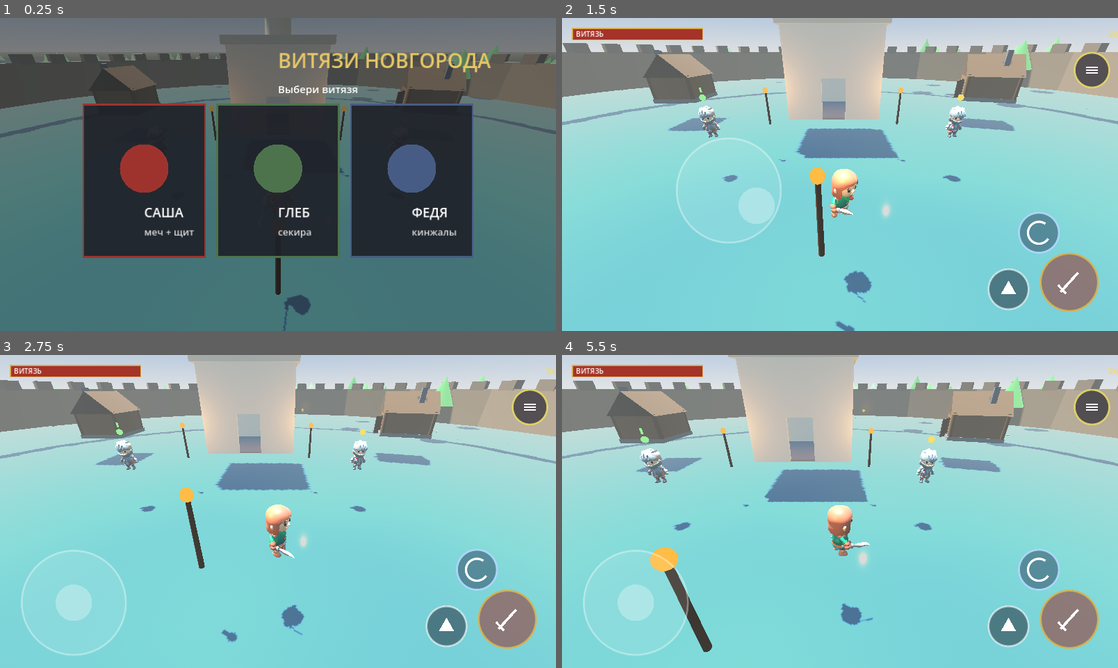
Above: before the commit, frames 1-4 (two rows, left to right).
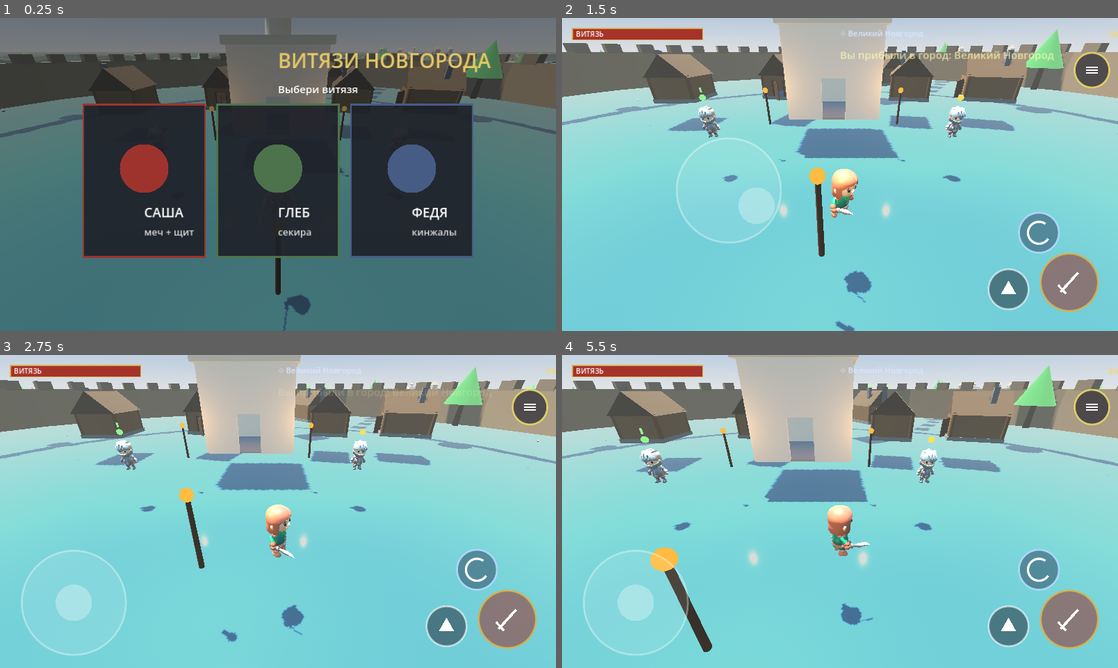
Above: after the commit, the same moments.

Repository: crucian1812-a11y/ar
Game: Godot game, scene res://Main.tscn
Two runs of this game, one before a commit and one after it. Both use one fixed random seed, a clock stepped at 60 frames per second and the inputs below.
Inputs (mouse positions are in pixels of both pictures, inside the frame that each line leads up to):
- Up to frame 1 (0.25 s): no input
- Up to frame 2 (1.5 s): move the mouse to (962, 158) at 0.52 s; click (962, 158) at 0.67 s; drag from (728, 190) to (812, 237) at 1.27 s
- Up to frame 3 (2.75 s): move the mouse to (333, 442) at 2.02 s; click (333, 442) at 2.17 s
- Up to frame 4 (5.5 s): drag from (812, 574) to (673, 464) at 2.77 s; move the mouse to (1006, 558) at 3.52 s; click (1006, 558) at 3.67 s; drag from (673, 464) to (756, 433) at 4.27 s; move the mouse to (867, 511) at 5.02 s; click (867, 511) at 5.17 s

The runs differ from the first frame. In frame 1, 2.5% of the frame differs, in the area x 0-100%, y 7-39%; in frame 2, 4.4%; in frame 3, 4.8%; in frame 4, 5.4%, in the area x 1-99%, y 3-68%.

Commit message:
vityazi3d: expand world to four cities with villages and roads
- World grown from 220 to 460 half-extent (terrain resolution 150 cells).
- Added three more княжеских cities — Москва, Владимир, Нижний Новгород —
  each a full kremlin (walls, towers, church, izbas, merchant + quest
  NPC, torches) built via a parameterised _build_city; gates face the
  centre of the map.
- 12 villages now sit along the roads between the cities; dirt roads of
  paving slabs connect the four cities.
- terrain_height flattens around every settlement (cities r=50, villages
  r=15) so buildings sit level; cobblestone paving and grass/pebble
  ground detail now key off the nearest city instead of the origin.
- Enemy camps (14 + boss fortress) and pickups spread across the whole
  map, avoiding city interiors; fog thinned so distant cities are visible.
- HUD shows the current city name with an "arrived" toast on entry.

Co-Authored-By: Claude Opus 4.8 <noreply@anthropic.com>
Claude-Session: https://claude.ai/code/session_01Ybzc4D61QXnypTQH2Ro8uP

Diff:
--- a/vityazi3d/Main.gd
+++ b/vityazi3d/Main.gd
@@ -1,22 +1,48 @@
 extends Node3D
 
-const WORLD := 220.0
-const CELLS := 84
-const AMP := 9.0
+const WORLD := 460.0
+const CELLS := 150
+const AMP := 7.0
 const WATER_Y := -3.0
-const PLAZA := 120.0
+const CITY_FLAT := 50.0       # flat radius around a city
+const VILLAGE_FLAT := 15.0    # flat radius around a village
 
 var noise := FastNoiseLite.new()
 var controls
 var player
 
-var village_centers := [Vector3(-78, 0, -34), Vector3(80, 0, 50), Vector3(-90, 0, 60), Vector3(95, 0, -40)]
+# four княжеских города
+var cities := [
+	{"name": "Великий Новгород", "pos": Vector3(0, 0, 0)},
+	{"name": "Москва", "pos": Vector3(250, 0, 40)},
+	{"name": "Владимир", "pos": Vector3(-150, 0, 220)},
+	{"name": "Нижний Новгород", "pos": Vector3(150, 0, -260)},
+]
+
+# деревни на дорогах между городами
+var village_centers := [
+	# Новгород -> Москва
+	Vector3(95, 0, 12), Vector3(175, 0, 28),
+	# Новгород -> Владимир
+	Vector3(-58, 0, 86), Vector3(-110, 0, 158),
+	# Новгород -> Нижний
+	Vector3(58, 0, -100), Vector3(108, 0, -185),
+	# Москва -> Нижний
+	Vector3(215, 0, -110), Vector3(190, 0, -185),
+	# Москва -> Владимир
+	Vector3(55, 0, 135), Vector3(-45, 0, 195),
+	# Владимир -> Нижний (across)
+	Vector3(0, 0, -20), Vector3(40, 0, 70),
+]
+
+var flat_zones := []          # [{"pos":Vector3,"r":float}] built in _ready
 
 var state := "menu"            # menu / play / shop / gameover / win
 var kills := 0
 var alive := 0
 var boss_defeated := false
 var near_npc = null
+var current_region := ""
 
 # day/night
 var sky_mat: ProceduralSkyMaterial
@@ -60,14 +86,17 @@
 	noise.fractal_octaves = 3
 	noise.seed = randi()
 
+	_build_flat_zones()
 	_build_environment()
 	_build_terrain()
 	_build_floor()
 	_build_water()
-	_scatter_trees(260)
+	_scatter_trees(420)
 	_scatter_ground_detail()
-	_build_town()
+	for c in cities:
+		_build_city(c["pos"], c["name"])
 	_build_villages()
+	_build_roads()
 	_spawn_player()
 	_setup_ui()
 	state = "menu"
@@ -75,6 +104,13 @@
 
 	if "--selftest" in OS.get_cmdline_user_args():
 		_run_selftest()
+
+func _build_flat_zones() -> void:
+	flat_zones.clear()
+	for c in cities:
+		flat_zones.append({"pos": c["pos"], "r": CITY_FLAT})
+	for vc in village_centers:
+		flat_zones.append({"pos": vc, "r": VILLAGE_FLAT})
 
 func _run_selftest() -> void:
 	start_game(0)
@@ -96,9 +132,12 @@
 	get_tree().quit(0 if get_tree().get_nodes_in_group("enemy").size() > 0 else 1)
 
 func terrain_height(x: float, z: float) -> float:
-	var d := Vector2(x, z).length()
-	var t := clampf((d - PLAZA) / 45.0, 0.0, 1.0)
-	t = t * t
+	var t := 1.0
+	for fz in flat_zones:
+		var p: Vector3 = fz["pos"]
+		var d := Vector2(x - p.x, z - p.z).length()
+		var f := clampf((d - float(fz["r"])) / 36.0, 0.0, 1.0)
+		t = minf(t, f * f)
 	return noise.get_noise_2d(x, z) * AMP * t
 
 # ---------------- environment / day-night ----------------
@@ -119,7 +158,7 @@
 	env.ambient_light_energy = 0.5
 	env.fog_enabled = true
 	env.fog_light_color = Color(0.78, 0.82, 0.85)
-	env.fog_density = 0.0028
+	env.fog_density = 0.0013
 	env.tonemap_mode = Environment.TONE_MAPPER_FILMIC
 	we.environment = env
 	add_child(we)
@@ -189,15 +228,15 @@
 
 func _ground_color(p: Vector3, slope: float) -> Color:
 	var h := p.y
-	var d := Vector2(p.x, p.z).length()
 	# sand by the water
 	if h < WATER_Y + 1.2:
 		return Color(0.74, 0.68, 0.48).lerp(Color(0.66, 0.60, 0.42), _checker(p, 1.3))
-	# town square — cobblestone paving with checkered mortar
-	if d < 40.0:
-		var stone := Color(0.50, 0.50, 0.53).lerp(Color(0.40, 0.40, 0.44), _checker(p, 1.1))
-		# main roads radiating from the kremlin stay lighter
-		return stone.lerp(Color(0.58, 0.57, 0.55), 0.25 * _checker(p, 0.55))
+	# city square — cobblestone paving with checkered mortar
+	for c in cities:
+		var cp: Vector3 = c["pos"]
+		if Vector2(p.x - cp.x, p.z - cp.z).length() < 42.0:
+			var stone := Color(0.50, 0.50, 0.53).lerp(Color(0.40, 0.40, 0.44), _checker(p, 1.1))
+			return stone.lerp(Color(0.58, 0.57, 0.55), 0.25 * _checker(p, 0.55))
 	# dirt courtyards around the villages
 	for vc in village_centers:
 		var vd := Vector2(p.x - vc.x, p.z - vc.z).length()
@@ -263,9 +302,9 @@
 
 # ---- ground clutter (grass tufts, pebbles, flowers) via MultiMesh ----
 func _scatter_ground_detail() -> void:
-	_multimesh_scatter(_grass_blade_mesh(), 3000, 46.0, 200.0, 0.6, 1.5, true)
-	_multimesh_scatter(_pebble_mesh(), 800, 24.0, 205.0, 0.6, 1.6, false)
-	_multimesh_scatter(_flower_mesh(), 420, 50.0, 195.0, 0.7, 1.3, true)
+	_multimesh_scatter(_grass_blade_mesh(), 9000, 46.0, 430.0, 0.6, 1.5, true)
+	_multimesh_scatter(_pebble_mesh(), 1800, 24.0, 440.0, 0.6, 1.6, false)
+	_multimesh_scatter(_flower_mesh(), 900, 50.0, 425.0, 0.7, 1.3, true)
 
 func _multimesh_scatter(mesh: Mesh, count: int, dmin: float, dmax: float, smin: float, smax: float, grass_only: bool) -> void:
 	var xforms := []
@@ -281,12 +320,17 @@
 		if y < WATER_Y + 1.0:
 			continue
 		if grass_only:
-			# skip the dirt rings around villages
+			# skip the dirt rings around villages and the paved cities
 			var skip := false
 			for vc in village_centers:
 				if Vector2(x - vc.x, z - vc.z).length() < 14.0:
 					skip = true
 					break
+			if not skip:
+				for c in cities:
+					if Vector2(x - c["pos"].x, z - c["pos"].z).length() < 42.0:
+						skip = true
+						break
 			if skip:
 				continue
 		var b := Basis().rotated(Vector3.UP, randf() * TAU).scaled(Vector3.ONE * randf_range(smin, smax))
@@ -338,31 +382,36 @@
 	sm.material = m
 	return sm
 
-func _build_town() -> void:
-	_church(Vector3(0, 0, -4))
+func _build_city(center: Vector3, cname: String) -> void:
+	_church(center + Vector3(0, 0, -4))
 	var ring := 37.0
 	var seg := 20
+	# gate faces toward the centre of the world (Новгород)
+	var to_origin := Vector3.ZERO - center
 	var gate := PI * 0.5
+	if to_origin.length() > 1.0:
+		gate = atan2(to_origin.z, to_origin.x)
 	for i in range(seg):
 		var a := TAU * float(i) / float(seg)
 		if absf(_angdiff(a, gate)) < 0.33:
 			continue
 		var x := cos(a) * ring
 		var z := sin(a) * ring
-		_wall(Vector3(x, 0, z), atan2(x, z))
+		_wall(center + Vector3(x, 0, z), atan2(x, z))
 	for i in range(0, seg, 5):
 		var a2 := TAU * float(i) / float(seg)
-		_tower(Vector3(cos(a2) * ring, 0, sin(a2) * ring))
+		_tower(center + Vector3(cos(a2) * ring, 0, sin(a2) * ring))
 	for s in [Vector3(-18, 0, -10), Vector3(18, 0, -10), Vector3(-20, 0, 12), Vector3(20, 0, 12)]:
-		_izba(s)
-	_make_npc(Vector3(8, 0, 4))                 # town merchant
-	_make_npc(Vector3(-8, 0, 4), "quest")       # town quest-giver
-	# torches: flanking the gate, by the church and the square
-	_torch(self, Vector3(cos(gate) * ring - 3, 0, sin(gate) * ring))
-	_torch(self, Vector3(cos(gate) * ring + 3, 0, sin(gate) * ring))
-	_torch(self, Vector3(-5, 0, 1))
-	_torch(self, Vector3(5, 0, 1))
-	_torch(self, Vector3(0, 0, 14))
+		_izba(center + s)
+	_make_npc(center + Vector3(8, 0, 4))                 # merchant
+	_make_npc(center + Vector3(-8, 0, 4), "quest")       # quest-giver
+	# torches: by the gate, the church and the square
+	var gp := Vector3(cos(gate) * ring, 0, sin(gate) * ring)
+	_torch(self, center + gp + Vector3(2.5, 0, 0))
+	_torch(self, center + gp + Vector3(-2.5, 0, 0))
+	_torch(self, center + Vector3(-5, 0, 1))
+	_torch(self, center + Vector3(5, 0, 1))
+	_torch(self, center + Vector3(0, 0, 14))
 
 func _build_villages() -> void:
 	var vi := 0
@@ -379,10 +428,43 @@
 		if vi % 2 == 1:
 			_make_npc(center + Vector3(3, 0, 3), "quest")
 		vi += 1
-	# a couple of lone landmarks for exploration
-	_tower(Vector3(0, 0, 110))
-	_tower(Vector3(-110, 0, 0))
-	_church(Vector3(115, 0, 95))
+	# lone landmarks scattered for exploration
+	for lp in [Vector3(-260, 0, -120), Vector3(300, 0, 230), Vector3(-330, 0, 60), Vector3(40, 0, 340), Vector3(360, 0, -90)]:
+		_tower(lp)
+	_church(Vector3(-300, 0, -250))
+	_church(Vector3(340, 0, 130))
+
+# dirt roads connecting the cities (flat darker strips of pebbles)
+func _build_roads() -> void:
+	var links := [
+		[Vector3(0, 0, 0), Vector3(250, 0, 40)],
+		[Vector3(0, 0, 0), Vector3(-150, 0, 220)],
+		[Vector3(0, 0, 0), Vector3(150, 0, -260)],
+		[Vector3(250, 0, 40), Vector3(150, 0, -260)],
+		[Vector3(250, 0, 40), Vector3(-150, 0, 220)],
+	]
+	for ln in links:
+		var a: Vector3 = ln[0]
+		var b: Vector3 = ln[1]
+		var steps := int(a.distance_to(b) / 7.0)
+		for i in range(steps + 1):
+			var t := float(i) / float(maxi(steps, 1))
+			var p := a.lerp(b, t)
+			# skip inside city squares (already paved)
+			var near_city := false
+			for c in cities:
+				if Vector2(p.x - c["pos"].x, p.z - c["pos"].z).length() < 40.0:
+					near_city = true
+					break
+			if near_city:
+				continue
+			var slab := MeshInstance3D.new()
+			var bm := BoxMesh.new(); bm.size = Vector3(3.4, 0.12, 4.2)
+			slab.mesh = bm
+			slab.material_override = _flat(Color(0.40, 0.33, 0.24))
+			slab.position = p + Vector3(0, 0.06, 0)
+			slab.rotation.y = atan2(b.x - a.x, b.z - a.z)
+			add_child(slab)
 
 func _make_npc(pos: Vector3, kind := "merchant") -> void:
 	var npc := GameNpc.new()
@@ -647,6 +729,7 @@
 	player.velocity = Vector3.ZERO
 	kills = 0; alive = 0
 	boss_defeated = false
+	current_region = ""
 	quest_idx = 0
 	quest_active = false
 	kills_base = 0
@@ -667,12 +750,16 @@
 	alive = 0
 
 func _spawn_world_enemies() -> void:
-	var camps := [Vector3(75, 0, 18), Vector3(-58, 0, 60), Vector3(22, 0, -85),
-		Vector3(-80, 0, -55), Vector3(95, 0, -75), Vector3(-40, 0, 95),
-		Vector3(60, 0, 95), Vector3(-105, 0, 25)]
+	var camps := [
+		Vector3(120, 0, 25), Vector3(60, 0, -130), Vector3(205, 0, -60),
+		Vector3(-80, 0, 120), Vector3(-210, 0, 150), Vector3(90, 0, 185),
+		Vector3(215, 0, 150), Vector3(-40, 0, -185), Vector3(30, 0, 260),
+		Vector3(-265, 0, -40), Vector3(305, 0, -150), Vector3(160, 0, -340),
+		Vector3(-130, 0, 295), Vector3(265, 0, 285),
+	]
 	for c in camps:
 		_spawn_camp(c, false)
-	_spawn_camp(Vector3(0, 0, -110), true)   # boss camp
+	_spawn_camp(Vector3(-300, 0, -250), true)   # boss fortress (far landmark)
 
 func _spawn_camp(center: Vector3, boss: bool) -> void:
 	var n := randi_range(3, 5)
@@ -706,19 +793,28 @@
 		_: return 8
 
 func _spawn_pickups() -> void:
-	for i in range(20):
+	for i in range(46):
 		_make_pickup("gold", randf_range(12, 35), _rand_spot())
-	for i in range(3):
+	for i in range(6):
 		_make_pickup("weapon", randf_range(10, 24), _rand_spot())
-	for i in range(3):
+	for i in range(5):
 		_make_pickup("armor", randf_range(0.08, 0.14), _rand_spot())
-	for i in range(2):
+	for i in range(5):
 		_make_pickup("heal", 40.0, _rand_spot())
 
 func _rand_spot() -> Vector3:
-	var a := randf() * TAU
-	var d := randf_range(22.0, 115.0)
-	return Vector3(cos(a) * d, 1.0, sin(a) * d)
+	for attempt in range(12):
+		var a := randf() * TAU
+		var d := randf_range(40.0, 380.0)
+		var p := Vector3(cos(a) * d, 1.0, sin(a) * d)
+		var ok := true
+		for c in cities:
+			if Vector2(p.x - c["pos"].x, p.z - c["pos"].z).length() < 38.0:
+				ok = false
+				break
+		if ok:
+			return p
+	return Vector3(70, 1.0, 70)
 
 func _make_pickup(kind: String, value: float, pos: Vector3) -> void:
 	var pk := GamePickup.new()
@@ -798,6 +894,7 @@
 				start_game(c)
 		"play":
 			_update_interaction()
+			_update_region()
 			if player.hp <= 0.0:
 				_game_over()
 				return
@@ -849,6 +946,18 @@
 	if near_npc != null:
 		controls.interact_label = "ЗАДАНИЕ" if near_npc.kind == "quest" else "ТОРГОВЛЯ"
 
+func _update_region() -> void:
+	var rname := ""
+	for c in cities:
+		if player.global_position.distance_to(c["pos"]) < 46.0:
+			rname = c["name"]
+			break
+	if rname != current_region:
+		current_region = rname
+		if rname != "":
+			show_toast("Вы прибыли в город: " + rname)
+	controls.region = current_region
+
 func _open_inventory() -> void:
 	_refresh_inv()
 	state = "inv"
--- a/vityazi3d/TouchControls.gd
+++ b/vityazi3d/TouchControls.gd
@@ -19,6 +19,7 @@
 var kills := 0
 var gold := 0
 var can_interact := false
+var region := ""
 var shop_names: Array = []
 var toast := ""
 var toast_t := 0.0
@@ -335,6 +336,8 @@
 	if font:
 		draw_string(font, Vector2(bx + 8, by + 19), "ВИТЯЗЬ", HORIZONTAL_ALIGNMENT_LEFT, -1, 16, Color.WHITE)
 		draw_string(font, Vector2(v.x - 24, by + 20), "Золото: %d   Повержено: %d" % [gold, kills], HORIZONTAL_ALIGNMENT_RIGHT, -1, 20, Color(0.95, 0.85, 0.4))
+		if region != "":
+			draw_string(font, Vector2(v.x * 0.5, by + 18), "⌖ " + region, HORIZONTAL_ALIGNMENT_CENTER, -1, 18, Color(0.85, 0.9, 1.0))
 		if quest_hud != "":
 			draw_string(font, Vector2(bx + 4, by + bh + 24), "✦ " + quest_hud, HORIZONTAL_ALIGNMENT_LEFT, -1, 18, Color(0.55, 0.9, 0.55))
 		if toast_t > 0.0:
